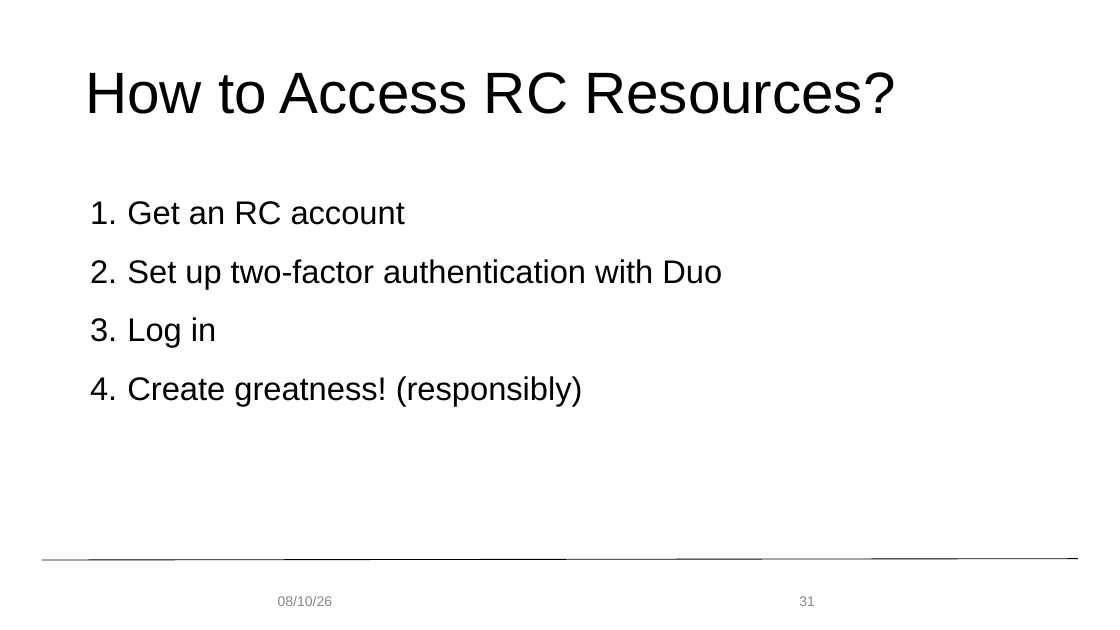
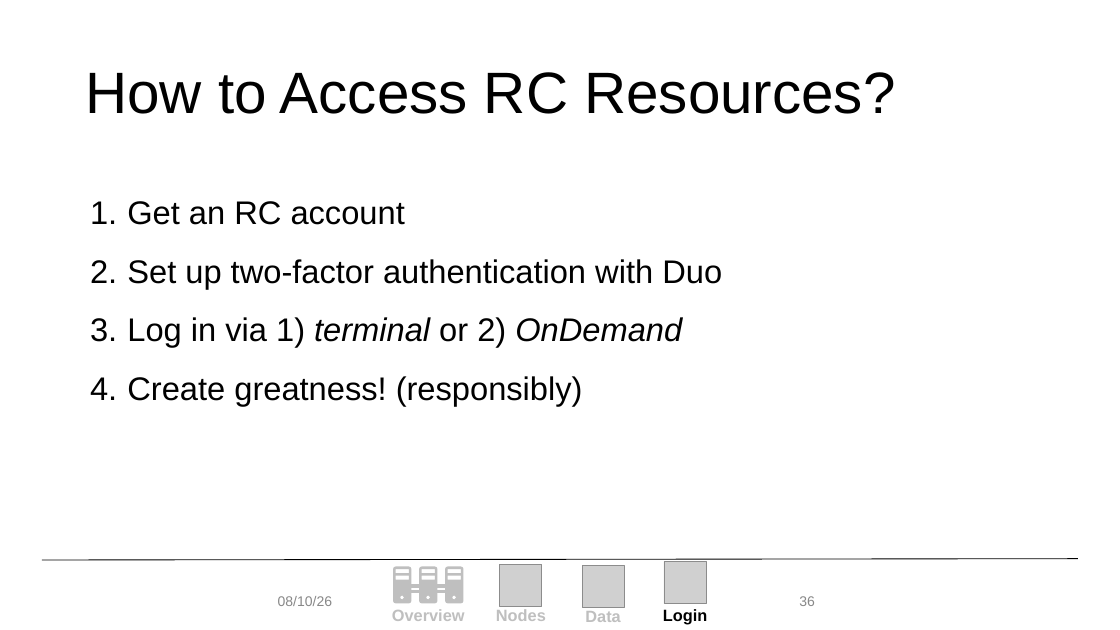
Before and after one commit to b-reyes/hpc_fundamentals_micro_credential, a slide deck: slide 36 of getting_familiar_rc/getting_familiar_rc.pptx (slide 31 before the commit). Drawn at 1120x630 pixels with LibreOffice and Linux fonts; fonts in the diff are those of the drawing; grey boxes stand for pictures; background and template pictures are left out. Boxes give left, top, right and bottom in pixels: in the first picture for what was removed or moved away, otherwise in the second. Text is boxed around its words. In the diff, an @@ line names an element or a change of style, - is before the commit and + after.

```diff
--- a/getting_familiar_rc/getting_familiar_rc.pptx
+++ b/getting_familiar_rc/getting_familiar_rc.pptx
@@ text at (x1=127, y1=317, x2=682, y2=347): text changed; italic on @@
-3. Log in
+3. Log in via 1) terminal or 2) OnDemand
@@ page number at (x1=799, y1=596, x2=815, y2=606): text changed @@
-31
+36
@@ group added at (x1=392, y1=562, x2=707, y2=625): 4 texts, 3 pictures, 3 freeform shapes, 1 rectangle @@
+Login
+Overview
+Nodes
+Data
```
Also in this commit, not shown: 24 other slides changed, 18 slides added, 18 slides removed, 1 other file.
